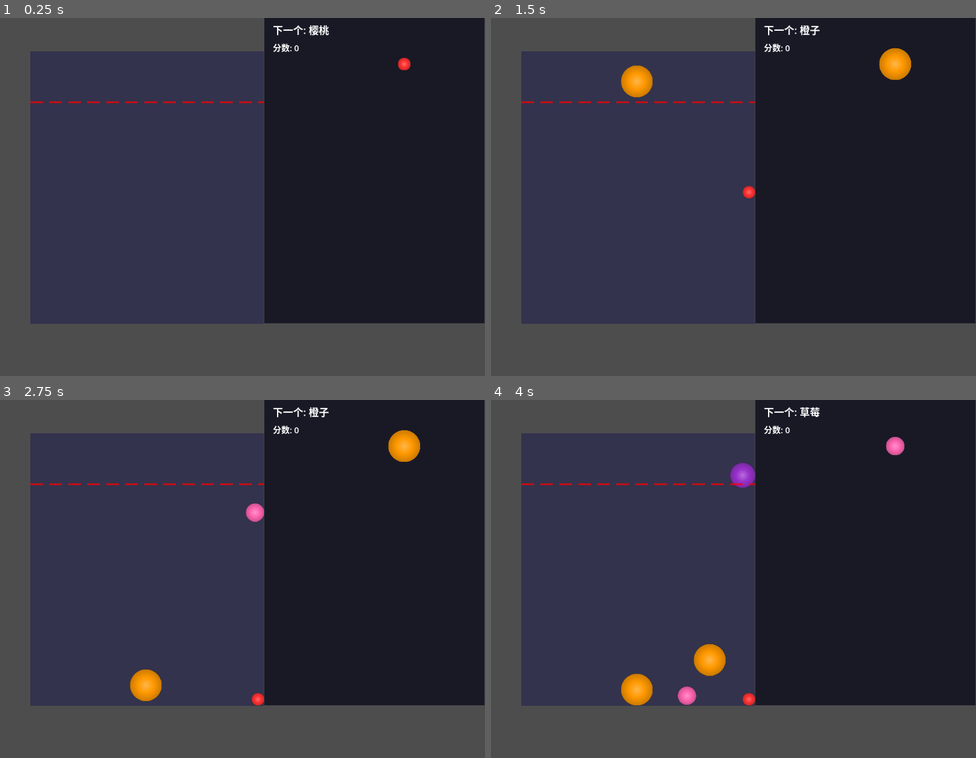
Above: before the commit, frames 1-4 (two rows, left to right).
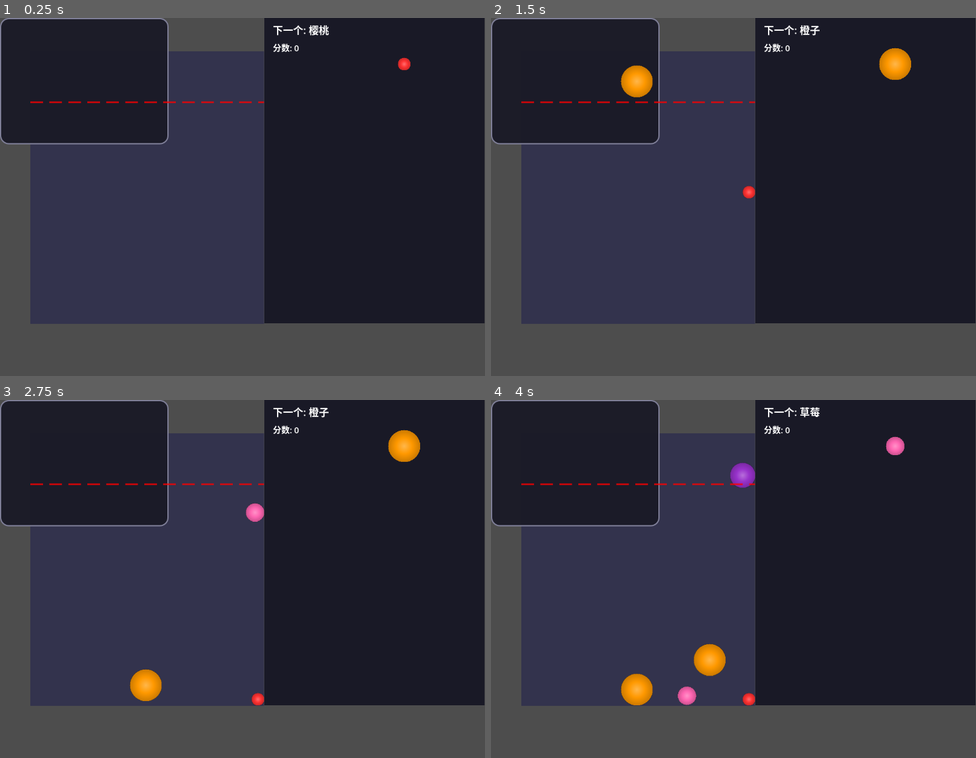
Above: after the commit, the same moments.

Repository: atom32/syn_melon
Game: Godot game, scene res://scenes/Main.tscn
Same seed, same stepped clock (60 frames per second), same inputs: the game is played once before the commit and once after it.
Inputs (mouse positions are in pixels of both pictures, inside the frame that each line leads up to):
- Up to frame 1 (0.25 s): no input
- Up to frame 2 (1.5 s): tap Enter at 0.5 s; move the mouse to (840, 179) at 0.52 s; click (840, 179) at 0.67 s; move the mouse to (636, 214) at 1.27 s; click (636, 214) at 1.42 s
- Up to frame 3 (2.75 s): move the mouse to (291, 500) at 2.02 s; click (291, 500) at 2.17 s
- Up to frame 4 (4 s): move the mouse to (709, 650) at 2.77 s; click (709, 650) at 2.92 s; move the mouse to (879, 632) at 3.52 s; click (879, 632) at 3.67 s

The runs differ from the first frame. In frame 1, 12% of the frame differs, in the area x 0-35%, y 0-36%; in frame 2, 12%; in frame 3, 12%; in frame 4, 12%.
Error after the commit: Invalid access to property or key 'pressed' on a base object of type 'null instance'. (res://scripts/GameOverPanel.gd:21)

Commit message:
feat: implement game lifecycle features
Mega Watermelon Logic:
- Add MegaExplosionEffect with 60 particles, shockwave, and screen shake
- Level 10 fruit collisions trigger mega explosion instead of merging
- Award 1000 bonus points for mega watermelon synthesis
- Fruits disappear after mega explosion (no new fruit created)

Game Over Panel:
- Add GameOverPanel scene with final score and restart button
- Panel appears centered when game_over signal is triggered
- Click restart or press Enter to reload current scene
- Game properly pauses before showing panel

Integration:
- Update GameManager with on_mega_fruit_merged() method
- Add mega_fruit_merged signal for special events
- Update Fruit.gd to detect max level collisions
- Connect game_over signal in Main.gd to show panel
- Update WarningLine.gd to work with new panel system

Co-Authored-By: Claude Sonnet 4.6 <noreply@anthropic.com>

Diff:
--- a/autoload/GameManager.gd
+++ b/autoload/GameManager.gd
@@ -7,6 +7,7 @@
 # 信号
 signal fruit_spawned(fruit, level: int)
 signal fruit_merged(old_level: int, new_level: int, position: Vector2)
+signal mega_fruit_merged(position: Vector2)  # 大西瓜合成信号
 signal score_changed(new_score: int)
 signal game_over()
 
@@ -92,3 +93,13 @@
 	current_fruit_level = next_fruit_level
 	_randomize_next_fruit()
 	score_changed.emit(0)
+
+
+## 处理大西瓜合成（特殊奖励）
+func on_mega_fruit_merged(position: Vector2) -> void:
+	var bonus_points: int = 1000
+	score += bonus_points
+	score_changed.emit(score)
+	mega_fruit_merged.emit(position)
+
+	print("🎉 大西瓜合成！奖励 %d 分，总分：%d" % [bonus_points, score])
--- /dev/null
+++ b/scenes/GameOverPanel.tscn
@@ -0,0 +1,56 @@
+[gd_scene load_steps=2 format=3 uid="uid://game_over_panel"]
+
+[ext_resource type="Script" path="res://scripts/GameOverPanel.gd" id="1_gameover"]
+
+[sub_resource type="StyleBoxFlat" id="StyleBoxFlat_title"]
+bg_color = Color(0.1, 0.1, 0.15, 0.95)
+corner_radius_top_left = 20
+corner_radius_top_right = 20
+corner_radius_bottom_left = 20
+corner_radius_bottom_right = 20
+border_width_left = 3
+border_width_top = 3
+border_width_right = 3
+border_width_bottom = 3
+border_color = Color(0.5, 0.5, 0.6, 1)
+
+[node name="GameOverPanel" type="Panel"]
+offset_left = 20.0
+offset_top = 20.0
+offset_right = 420.0
+offset_bottom = 320.0
+theme_type = &""
+theme_override_styles/panel = SubResource("StyleBoxFlat_title")
+script = ExtResource("1_gameover")
+
+[node name="VBoxContainer" type="VBoxContainer" parent="."]
+layout_mode = 1
+anchors_preset = 8
+anchor_left = 0.5
+anchor_top = 0.5
+anchor_right = 0.5
+anchor_bottom = 0.5
+offset_left = -150.0
+offset_top = -100.0
+offset_right = 150.0
+offset_bottom = 100.0
+grow_horizontal = 2
+grow_vertical = 2
+theme_override_constants/separation = 30
+
+[node name="TitleLabel" type="Label" parent="VBoxContainer"]
+layout_mode = 2
+text = "游戏结束"
+horizontal_alignment = 1
+theme_override_font_sizes/font_size = 48
+
+[node name="ScoreLabel" type="Label" parent="VBoxContainer"]
+layout_mode = 2
+text = "最终得分: 0"
+horizontal_alignment = 1
+theme_override_font_sizes/font_size = 32
+
+[node name="RestartButton" type="Button" parent="VBoxContainer"]
+layout_mode = 2
+theme_override_font_sizes/font_size = 24
+text = "重新开始 (Restart)"
--- a/scenes/Main.tscn
+++ b/scenes/Main.tscn
@@ -1,7 +1,8 @@
-[gd_scene format=3 uid="uid://cedynbx43mrlb"]
+[gd_scene load_steps=3 format=3 uid="uid://cedynbx43mrlb"]
 
 [ext_resource type="Script" uid="uid://bt4keo5ieqr5t" path="res://scripts/Main.gd" id="1_main"]
 [ext_resource type="Script" uid="uid://cfbgg7fdoqfb2" path="res://scripts/WarningLine.gd" id="2_warning"]
+[ext_resource type="Script" path="res://scripts/GameOverPanel.gd" id="3_gameover"]
 
 [sub_resource type="RectangleShape2D" id="RectangleShape2D_warning"]
 size = Vector2(1100, 30)
@@ -96,3 +97,7 @@
 
 [node name="CollisionShape2D" type="CollisionShape2D" parent="BackGround" unique_id=748581474]
 shape = SubResource("RectangleShape2D_ground")
+
+[node name="GameOverPanel" type="Panel" parent="."]
+z_index = 99999
+script = ExtResource("3_gameover")
--- /dev/null
+++ b/scenes/MegaExplosionEffect.tscn
@@ -0,0 +1,6 @@
+[gd_scene load_steps=2 format=3 uid="uid://mega_explosion"]
+
+[ext_resource type="Script" path="res://scripts/MegaExplosionEffect.gd" id="1_mega"]
+
+[node name="MegaExplosionEffect" type="Node2D"]
+script = ExtResource("1_mega")
--- a/scripts/EffectManager.gd
+++ b/scripts/EffectManager.gd
@@ -2,6 +2,16 @@
 extends Node
 
 ## 特效管理器 - 统一管理游戏中的视觉反馈特效
+
+
+## 创建超大爆炸特效（大西瓜合成）
+static func create_mega_explosion(parent: Node, position: Vector2, color: Color) -> void:
+	var mega_scene = preload("res://scenes/MegaExplosionEffect.tscn")
+	var mega_explosion = mega_scene.instantiate()
+	mega_explosion.global_position = position
+	parent.add_child(mega_explosion)
+	mega_explosion.explode(color, position)
+
 
 ## 创建爆炸粒子特效
 static func create_explosion(parent: Node, position: Vector2, color: Color) -> void:
--- a/scripts/Fruit.gd
+++ b/scripts/Fruit.gd
@@ -195,12 +195,36 @@
 
 	var spawn_position: Vector2 = (global_position + other_fruit.global_position) / 2.0
 	var fruit_color: Color = FruitConfig.get_color(level)
-
+	var scene_root = get_tree().current_scene
+	var gm = get_node("/root/GameManager")
+
+	# 检查是否是最高等级合成（大西瓜）
+	if level >= FruitConfig.get_max_level():
+		# 发射合成信号
+		fruit_merged.emit(level, level, spawn_position)
+
+		# 触发超大爆炸特效
+		EffectManager.create_mega_explosion(scene_root, spawn_position, fruit_color)
+
+		# 显示超大得分飘字
+		EffectManager.create_floating_score(scene_root, spawn_position, 1000)
+
+		# 奖励高分
+		gm.on_mega_fruit_merged(spawn_position)
+
+		# 删除旧水果（不生成新水果）
+		call_deferred("queue_free")
+		other_fruit.call_deferred("queue_free")
+		call_deferred("_cleanup_merge", merge_key)
+
+		print("🎉 大西瓜合成！不生成新水果")
+		return
+
+	# 正常合成流程
 	# 发射合成信号
 	fruit_merged.emit(level, level + 1, spawn_position)
 
-	# 触发特效（通过 EffectManager）
-	var scene_root = get_tree().current_scene
+	# 触发特效
 	EffectManager.create_explosion(scene_root, spawn_position, fruit_color)
 
 	var points = (level + 1) * 10
@@ -212,7 +236,6 @@
 	new_fruit.global_position = spawn_position
 
 	# 连接合成信号
-	var gm = get_node("/root/GameManager")
 	new_fruit.fruit_merged.connect(gm._on_fruit_merged)
 
 	get_parent().add_child(new_fruit)
--- /dev/null
+++ b/scripts/GameOverPanel.gd
@@ -0,0 +1,60 @@
+class_name GameOverPanel
+extends Panel
+
+## 游戏结束结算面板
+
+signal restart_requested
+
+@onready var score_label: Label = $VBoxContainer/ScoreLabel
+@onready var restart_button: Button = $VBoxContainer/RestartButton
+
+
+func _ready() -> void:
+	# 居中显示
+	set_anchors_and_offsets_preset(Control.PRESET_CENTER)
+	size = Vector2(400, 300)
+
+	# 设置面板样式
+	add_theme_stylebox_override("panel", get_panel_style())
+
+	# 连接按钮信号
+	restart_button.pressed.connect(_on_restart_pressed)
+
+	# 初始隐藏
+	visible = false
+
+
+func show_game_over(final_score: int) -> void:
+	score_label.text = "最终得分: %d" % final_score
+	visible = true
+
+	# 获取焦点以便按 Enter 键可以重新开始
+	restart_button.grab_focus()
+
+	print("游戏结束！显示结算面板，得分:", final_score)
+
+
+func hide_panel() -> void:
+	visible = false
+
+
+func _on_restart_pressed() -> void:
+	print("重新开始游戏")
+	hide_panel()
+	restart_requested.emit()
+	get_tree().reload_current_scene()
+
+
+func get_panel_style() -> StyleBoxFlat:
+	var style = StyleBoxFlat.new()
+	style.bg_color = Color(0.1, 0.1, 0.15, 0.95)
+	style.corner_radius_top_left = 20
+	style.corner_radius_top_right = 20
+	style.corner_radius_bottom_left = 20
+	style.corner_radius_bottom_right = 20
+	style.border_width_left = 3
+	style.border_width_top = 3
+	style.border_width_right = 3
+	style.border_width_bottom = 3
+	style.border_color = Color(0.5, 0.5, 0.6, 1)
+	return style
--- a/scripts/Main.gd
+++ b/scripts/Main.gd
@@ -20,6 +20,7 @@
 @onready var ui_label_score: Label = $UIBackground/ScoreLabel
 @onready var ui_preview_container: Control = $UIBackground/PreviewContainer
 @onready var cooldown_timer: Timer = $CooldownTimer
+@onready var game_over_panel: GameOverPanel = $GameOverPanel
 
 # 当前预览水果（跟随鼠标）
 var _preview_fruit: Fruit = null
@@ -195,11 +196,15 @@
 
 ## 游戏结束回调
 func _on_game_over() -> void:
-	# 显示游戏结束信息
 	print("Main.gd: 游戏结束信号已接收")
 
-	# 可以在这里添加游戏结束 UI
-	# 例如：显示 Game Over 标签、最终分数等
+	# 暂停游戏
+	get_tree().paused = true
+
+	# 显示游戏结束面板
+	var gm = get_node("/root/GameManager")
+	var final_score = gm.get_score()
+	game_over_panel.show_game_over(final_score)
 
 
 ## 更新 UI 显示
--- /dev/null
+++ b/scripts/MegaExplosionEffect.gd
@@ -0,0 +1,104 @@
+class_name MegaExplosionEffect
+extends Node2D
+
+## 超大爆炸特效 - 大西瓜合成时触发
+
+const PARTICLE_COUNT: int = 60
+const EXPLOSION_FORCE: float = 500.0
+const LIFETIME: float = 1.5
+
+
+func _ready() -> void:
+	pass
+
+
+## 触发超大爆炸特效
+func explode(color: Color, position: Vector2) -> void:
+	global_position = position
+	z_index = 20000
+
+	# 创建爆炸粒子
+	for i in range(PARTICLE_COUNT):
+		_create_particle(color, i)
+
+	# 创建冲击波效果
+	_create_shockwave()
+
+	# 震动屏幕
+	_shake_screen()
+
+	# 自动清理
+	var cleanup_timer = get_tree().create_timer(LIFETIME)
+	cleanup_timer.timeout.connect(_on_finished)
+
+	print("🎉 超大爆炸！位置:", position, "粒子数:", PARTICLE_COUNT)
+
+
+## 创建单个粒子
+func _create_particle(color: Color, index: int) -> void:
+	var particle = ColorRect.new()
+	var size = randf_range(20, 40)
+	particle.size = Vector2(size, size)
+	particle.color = color
+	particle.z_index = 20000
+	particle.position = Vector2(0, 0)
+
+	add_child(particle)
+
+	# 更高的速度和更远的距离
+	var angle = randf() * TAU
+	var speed = randf_range(300, 600)
+	var velocity = Vector2.from_angle(angle) * speed
+
+	var tween = particle.create_tween()
+	tween.set_parallel()
+
+	tween.tween_property(particle, "global_position", particle.global_position + velocity, LIFETIME)
+	tween.tween_property(particle, "scale", Vector2.ZERO, LIFETIME)
+	tween.tween_property(particle, "modulate:a", 0.0, LIFETIME)
+
+
+## 创建冲击波效果
+func _create_shockwave() -> void:
+	var shockwave = ColorRect.new()
+	shockwave.size = Vector2(10, 10)
+	shockwave.color = Color(1, 1, 1, 0.8)
+	shockwave.z_index = 19999
+	shockwave.position = Vector2(-5, -5)
+
+	add_child(shockwave)
+
+	var tween = shockwave.create_tween()
+	tween.set_parallel()
+
+	# 冲击波快速扩散
+	tween.tween_property(shockwave, "size", Vector2(800, 800), 0.5)
+	tween.tween_property(shockwave, "position", Vector2(-400, -400), 0.5)
+	tween.tween_property(shockwave, "modulate:a", 0.0, 0.5)
+
+
+## 屏幕震动效果
+func _shake_screen() -> void:
+	var camera = get_viewport().get_camera_2d()
+	if not camera:
+		return
+
+	var original_position = camera.global_position
+	var shake_duration = 0.3
+	var shake_magnitude = 10.0
+
+	var shake_tween = create_tween()
+	shake_tween.set_parallel()
+
+	for i in range(10):  # 震动 10 次
+		var offset = Vector2(
+			randf_range(-shake_magnitude, shake_magnitude),
+			randf_range(-shake_magnitude, shake_magnitude)
+		)
+		shake_tween.tween_property(camera, "global_position", original_position + offset, shake_duration / 10)
+		shake_tween.tween_property(camera, "global_position", original_position, shake_duration / 10)
+
+
+## 特效完成回调
+func _on_finished() -> void:
+	queue_free()
--- a/scripts/WarningLine.gd
+++ b/scripts/WarningLine.gd
@@ -202,5 +202,5 @@
 	var gm = get_node("/root/GameManager")
 	gm.game_over.emit()
 
-	# 暂停物理引擎
+	# 暂停游戏（由 Main.gd 处理面板显示）
 	get_tree().paused = true
